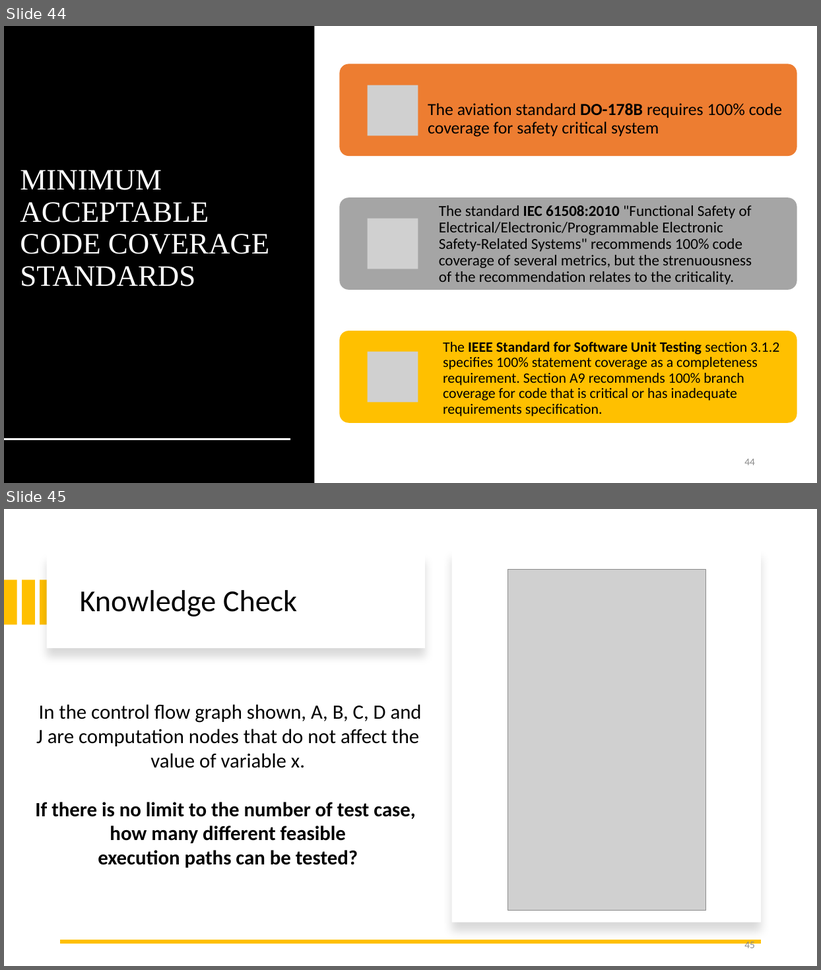
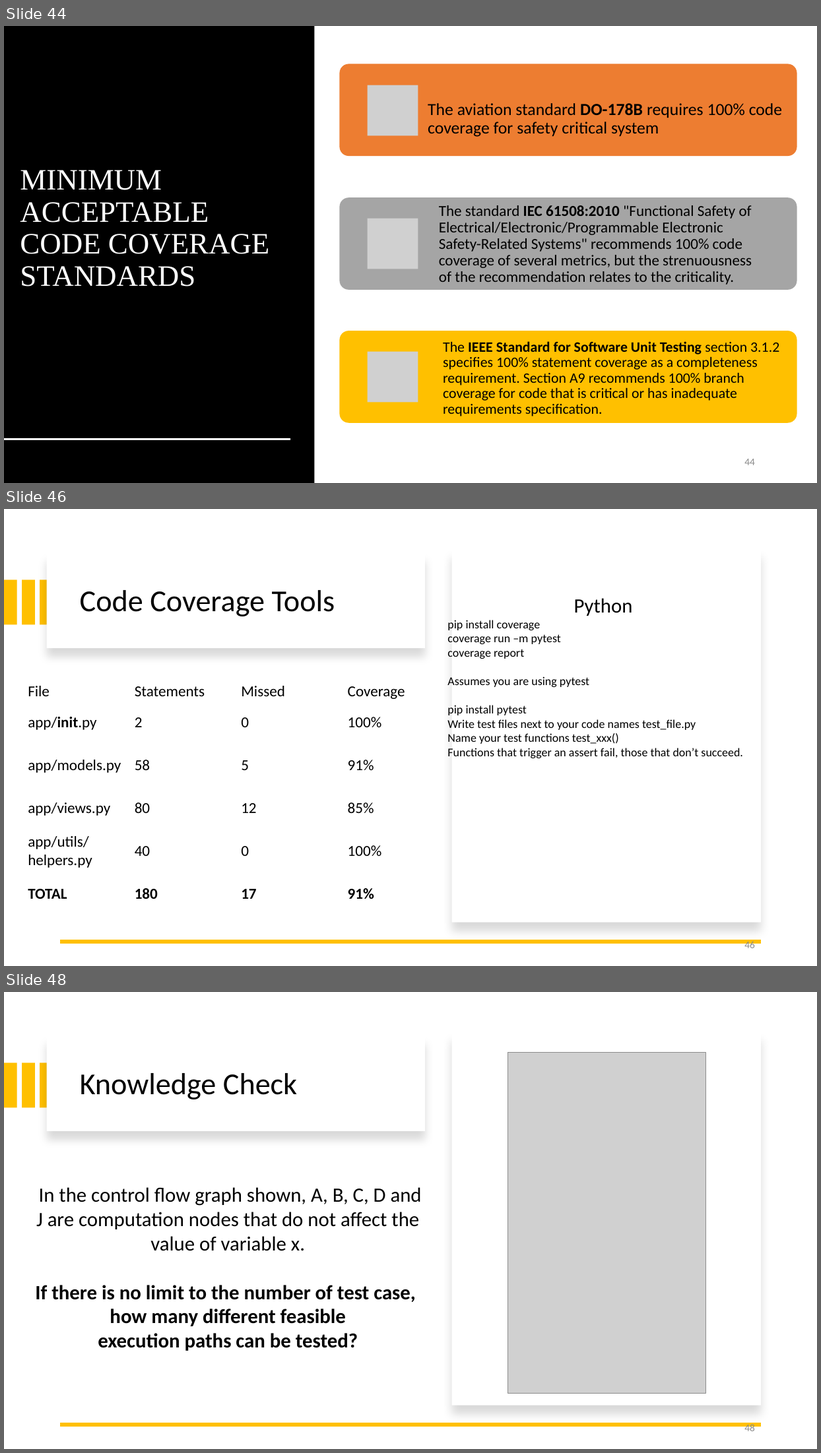
Before and after one commit to kthanasi-git/SW_Engineering, a slide deck: SOFTWARE ENGINEERING/SLIDES/14- Control Flow Testing.pptx. Shown one above the other, each under a label of ours: slides 44 and 45 before the commit, slides 44, 46 and 48 after it; the slides between them are not shown. The pictures are 821x970 and 821x1453 pixels, drawn with LibreOffice and Linux fonts; fonts in the diff are those of the drawing; grey boxes stand for pictures. Boxes give left, top, right and bottom in pixels: in the first picture for what was removed or moved away, otherwise in the second. Text is boxed around its words. In the diff, an @@ line names an element or a change of style, - is before the commit and + after.

Commit message:
Missed some changes

```diff
--- a/SOFTWARE ENGINEERING/SLIDES/14- Control Flow Testing.pptx
+++ b/SOFTWARE ENGINEERING/SLIDES/14- Control Flow Testing.pptx
@@ slide 46 added at [4,509,817,966], background #FFFFFF @@
@@ rectangle added at [47,553,425,649], fill #FFFFFF @@
@@ rectangle added at [452,550,762,923], fill #FFFFFF @@
@@ rectangle added at [4,580,17,625], fill #FFC000 @@
@@ rectangle added at [22,580,34,625], fill #FFC000 @@
@@ rectangle added at [40,580,53,625], fill #FFC000 @@
@@ title added at [80,590,335,617], 36 pt, text #000000 @@
+Code Coverage Tools
@@ text added at [448,620,743,758], 14 pt, text #000000 @@
+Python
+pip install coverage
+coverage run –m pytest
+coverage report
+Assumes you are using pytest
+pip install pytest
+Write test files next to your code names test_file.py
+Name your test functions test_xxx()
+Functions that trigger an assert fail, those that don’t succeed.
@@ table added at [22,676,449,910], 6 rows, 4 columns @@
+File | Statements | Missed | Coverage
+app/init.py | 2 | 0 | 100%
+app/models.py | 58 | 5 | 91%
+app/views.py | 80 | 12 | 85%
+app/utils/helpers.py | 40 | 0 | 100%
+TOTAL | 180 | 17 | 91%
@@ line added from (762, 942) to (60, 942), #FFC000 4.5 pt @@
@@ page number added at [745,940,755,952], 12 pt, text #8C8C8C @@
+46
@@ what was slide 45 is now slide 48 @@
@@ page number at [745,1423,755,1435]: text changed @@
-45
+48
```
Also in this commit, not shown: 2 other slides added, 3 other files.
